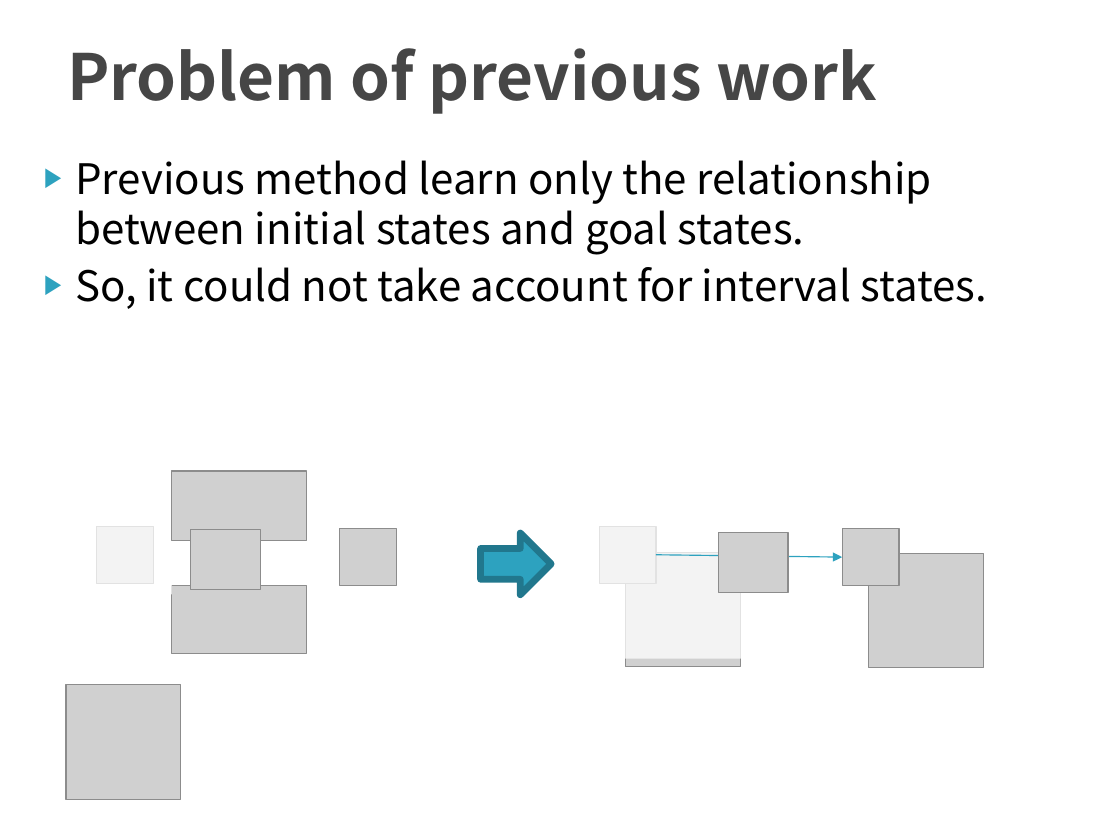
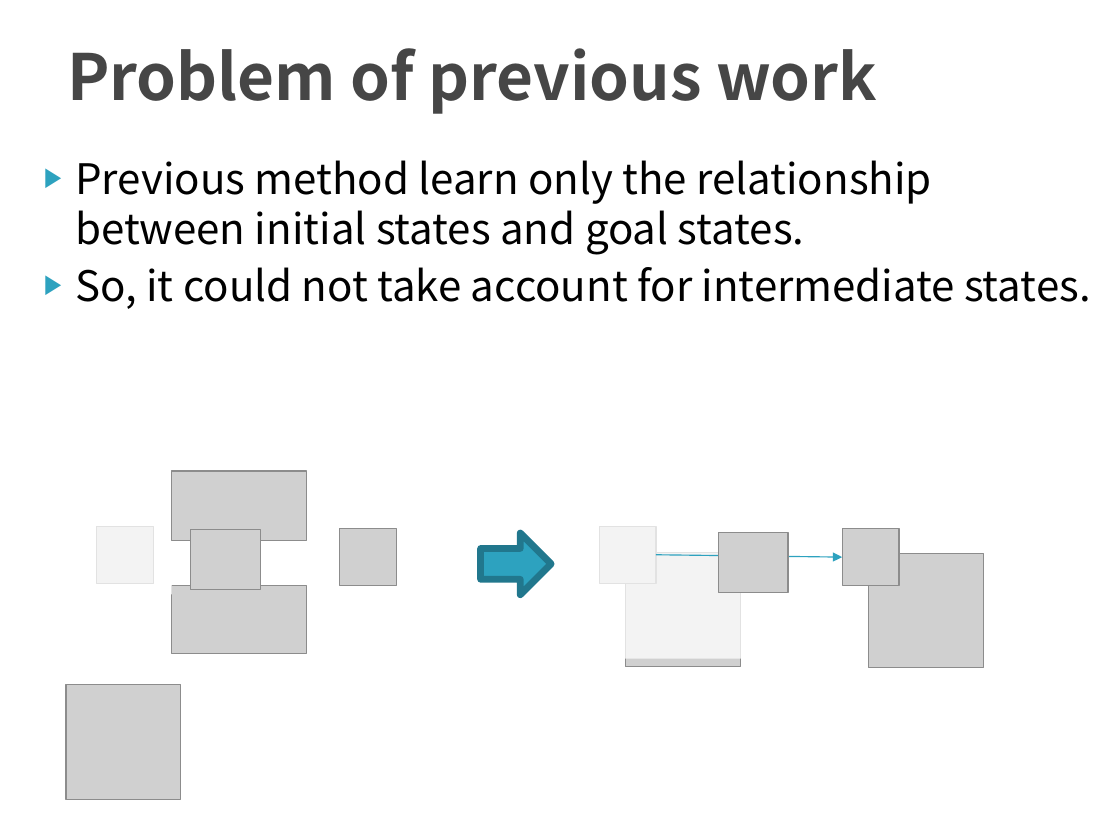
Before and after one commit to TetsuyaKomota/MyMasterStudies, a slide deck: slide 6 of slides/seminar_20170111.pptx. Drawn at 1120x840 pixels with LibreOffice and Linux fonts; fonts in the diff are those of the drawing; grey boxes stand for pictures. Boxes give left, top, right and bottom in pixels: in the first picture for what was removed or moved away, otherwise in the second. Text is boxed around its words. In the diff, an @@ line names an element or a change of style, - is before the commit and + after.

```diff
--- a/slides/seminar_20170111.pptx
+++ b/slides/seminar_20170111.pptx
@@ text at (75,267,1090,309): text changed @@
-▶ So, it could not take account for interval states.
+▶ So, it could not take account for intermediate states.
```
Also in this commit, not shown: 7 other slides changed, 1 slide added, 1 slide removed, 1 other file.
